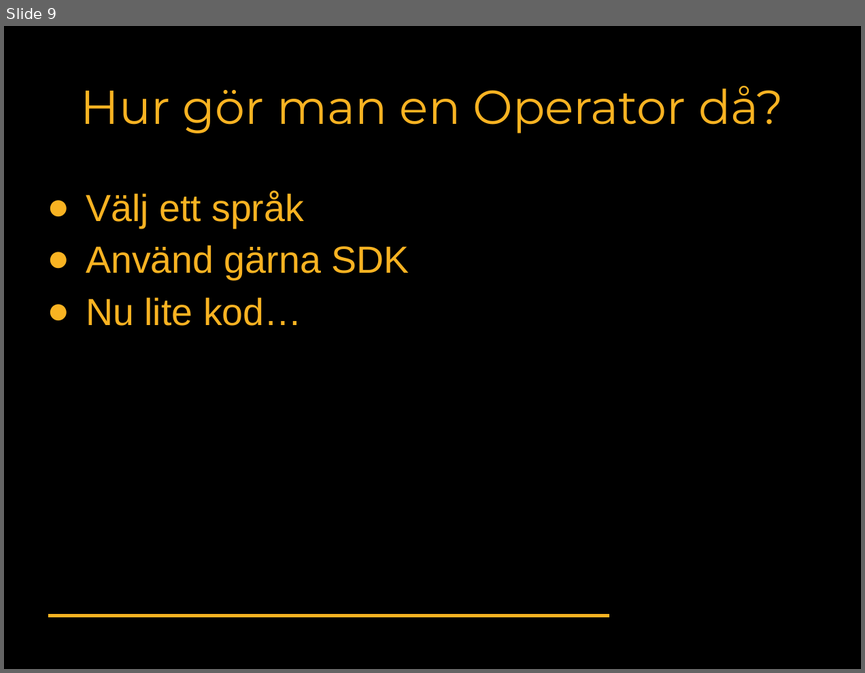
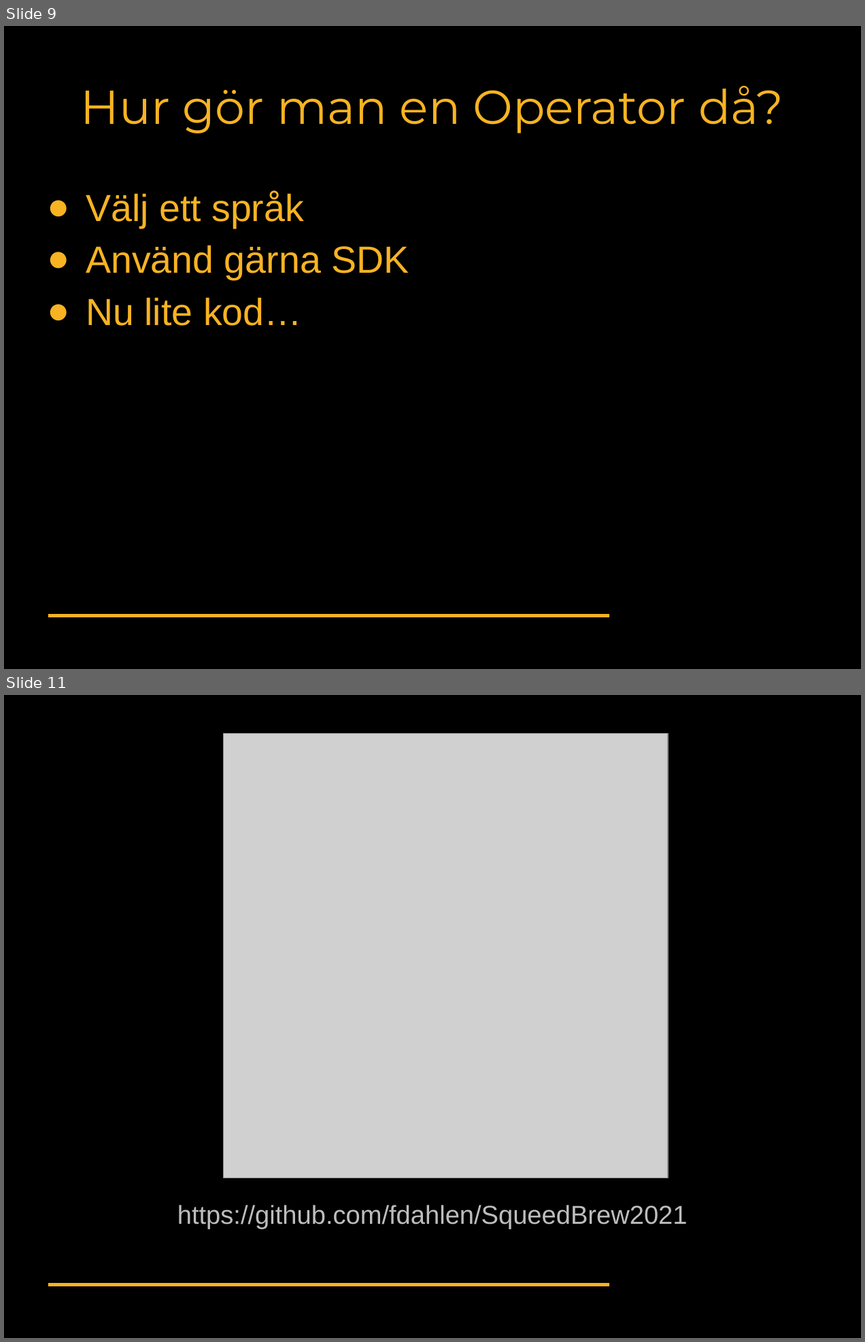
Before and after one commit to fdahlen/SqueedBrew2021, a slide deck: Operator.pptx. Shown one above the other, each under a label of ours: slide 9 before the commit, slides 9 and 11 after it; the slides between them are not shown. The pictures are 865x673 and 865x1342 pixels, drawn with LibreOffice and Linux fonts; fonts in the diff are those of the drawing; grey boxes stand for pictures; background and template pictures are left out. Boxes give left, top, right and bottom in pixels: in the first picture for what was removed or moved away, otherwise in the second. Text is boxed around its words. In the diff, an @@ line names an element or a change of style, - is before the commit and + after.

```diff
--- a/Operator.pptx
+++ b/Operator.pptx
@@ slide 11 added at [4,695,861,1338], background #000000; not listed: 1 template element that a slide beside it also shows @@
@@ picture added at [223,733,668,1178] @@
@@ text added at [177,1205,687,1229], 24 pt, text #BDBDBD @@
+https://github.com/fdahlen/SqueedBrew2021
```
Also in this commit, not shown: 1 slide changed.
